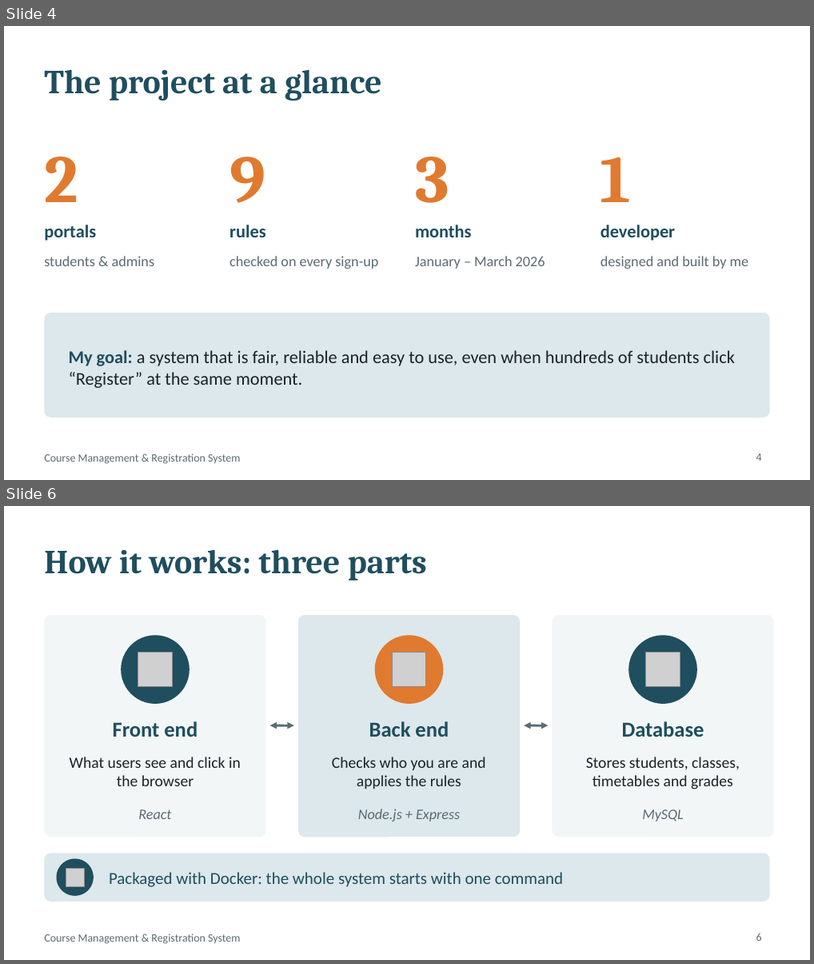
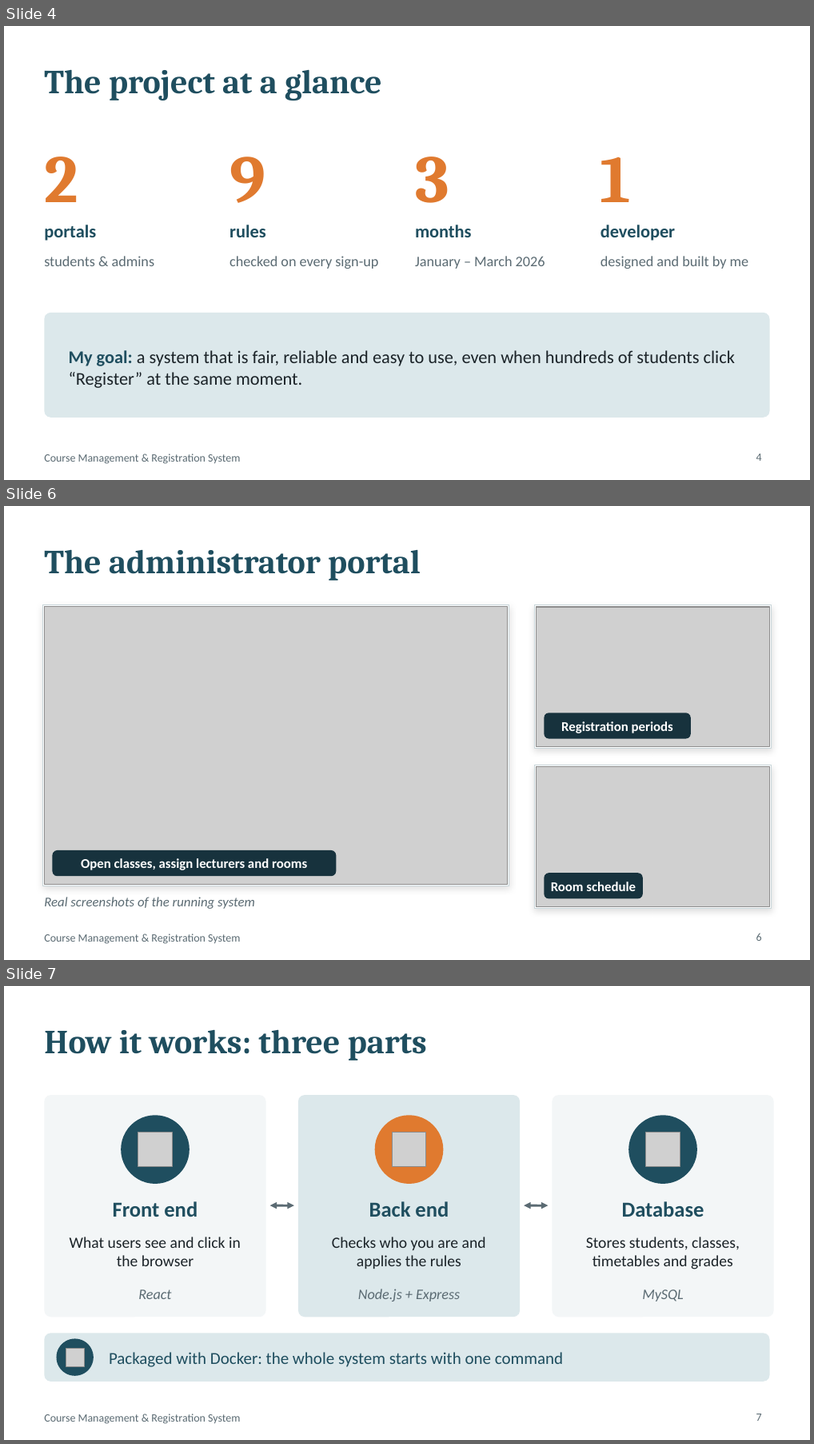
Before and after one commit to JustALog/Course-management-system, a slide deck: report/presentation.pptx. Shown one above the other, each under a label of ours: slides 4 and 6 before the commit, slides 4, 6 and 7 after it; the slides between them are not shown. The pictures are 814x964 and 814x1444 pixels, drawn with LibreOffice and Linux fonts; fonts in the diff are those of the drawing; grey boxes stand for pictures. Boxes give left, top, right and bottom in pixels: in the first picture for what was removed or moved away, otherwise in the second. Text is boxed around its words. In the diff, an @@ line names an element or a change of style, - is before the commit and + after.

```diff
--- a/report/presentation.pptx
+++ b/report/presentation.pptx
@@ slide 6 added at <box>4,506,810,960</box>, background #FFFFFF; not listed: 1 template element that a slide beside it also shows @@
@@ title added at <box>44,549,421,580</box>, 30 pt, text #1F4E5F, bold @@
+The administrator portal
@@ rectangle added at <box>42,605,510,886</box>, fill #FFFFFF, outline #C9D6DA 0.75 pt @@
@@ picture added at <box>44,607,508,884</box> @@
@@ rectangle added at <box>534,605,772,748</box>, fill #FFFFFF, outline #C9D6DA 0.75 pt @@
@@ picture added at <box>536,607,770,746</box> @@
@@ rounded rectangle added at <box>544,712,691,738</box>, fill #17323D @@
@@ text added at <box>562,721,674,733</box>, 12 pt, text #FFFFFF, bold @@
+Registration periods
@@ rectangle added at <box>534,765,772,908</box>, fill #FFFFFF, outline #C9D6DA 0.75 pt @@
@@ picture added at <box>536,767,770,906</box> @@
@@ rounded rectangle added at <box>52,850,336,876</box>, fill #17323D @@
@@ text added at <box>81,858,307,870</box>, 12 pt, text #FFFFFF, bold @@
+Open classes, assign lecturers and rooms
@@ rounded rectangle added at <box>544,873,643,899</box>, fill #17323D @@
@@ text added at <box>551,881,636,891</box>, 12 pt, text #FFFFFF, bold @@
+Room schedule
@@ text added at <box>44,896,255,908</box>, 12 pt, text #5B6B73, italic @@
+Real screenshots of the running system
@@ page number added at <box>757,932,762,940</box>, 10 pt, text #5B6B73 @@
+6
@@ what was slide 6 is now slide 7 @@
@@ page number at <box>757,1413,762,1420</box>: text changed @@
-6
+7
```
Also in this commit, not shown: 1 slide changed, 1 other slide added, 1 slide removed, 11 other files.
